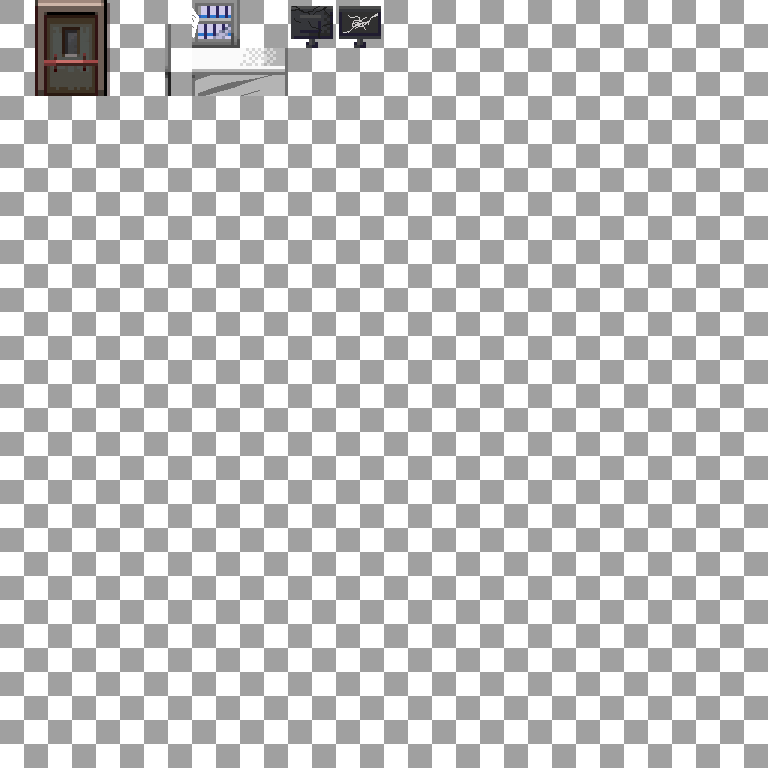
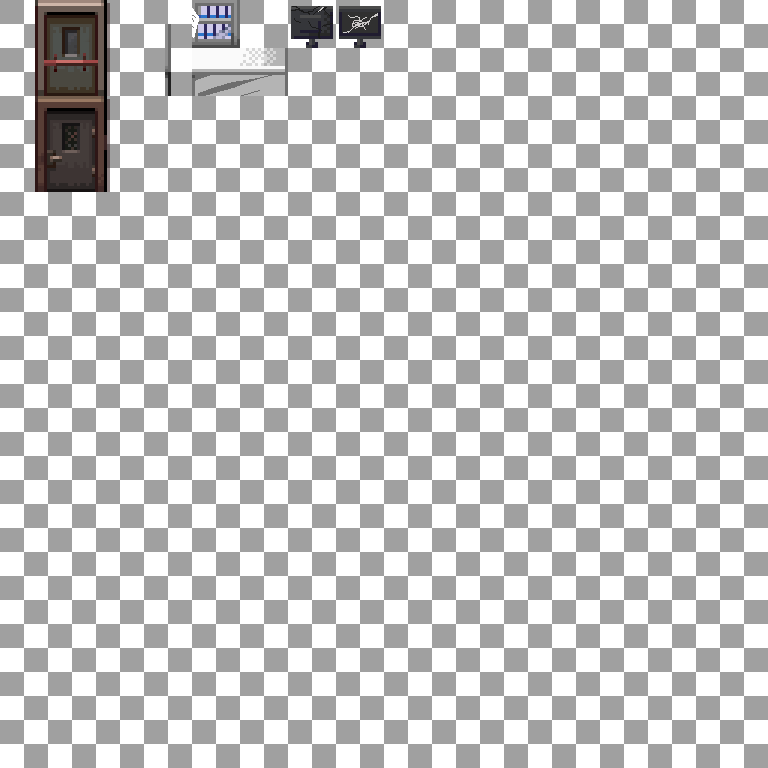
Two versions of the same layered image (768×768). Layer-by-layer changes:
added layer "Layer 2" above "Shelf back" over [35, 96, 110, 192]
added group "Monitor" with 3 layers above "HIDE BEFORE SAFE" over [318, 7, 324, 12]
renamed "Layer 4" to "Monitor Broken front", moved it into group "Monitor" over [318, 7, 324, 12]
renamed "Layer5" to "Crack", moved it into group "Monitor" over [318, 7, 324, 12]
renamed "Layer 3" to "Monitor broken back", moved it into group "Monitor" over [318, 7, 324, 12]
